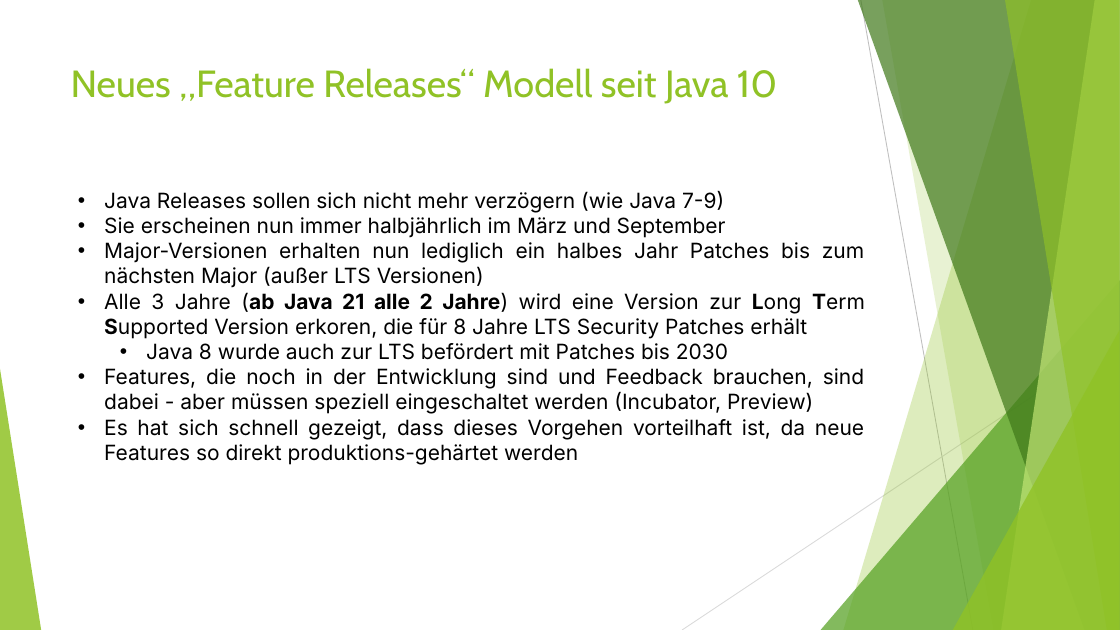
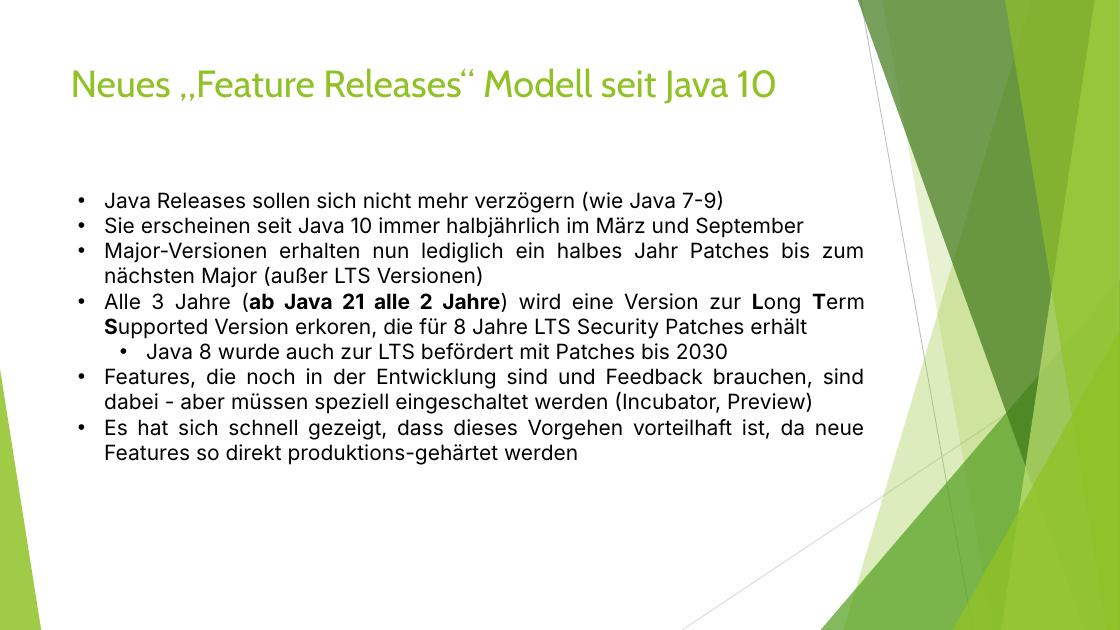
Before and after one commit to MichaelZett/20250210_java_12_17, a slide deck: slide 12 of Neuerungen_Java_12_17.pptx. Drawn at 1120x630 pixels with LibreOffice and Linux fonts; fonts in the diff are those of the drawing. Boxes give left, top, right and bottom in pixels: in the first picture for what was removed or moved away, otherwise in the second. Text is boxed around its words. In the diff, an @@ line names an element or a change of style, - is before the commit and + after.

```diff
--- a/Neuerungen_Java_12_17.pptx
+++ b/Neuerungen_Java_12_17.pptx
@@ text at bbox=[104, 217, 804, 238]: text changed @@
-• Sie erscheinen nun immer halbjährlich im März und September
+• Sie erscheinen seit Java 10 immer halbjährlich im März und September
```
Also in this commit, not shown: 28 other slides changed, 24 slides added, 3 slides removed, 34 other files.
